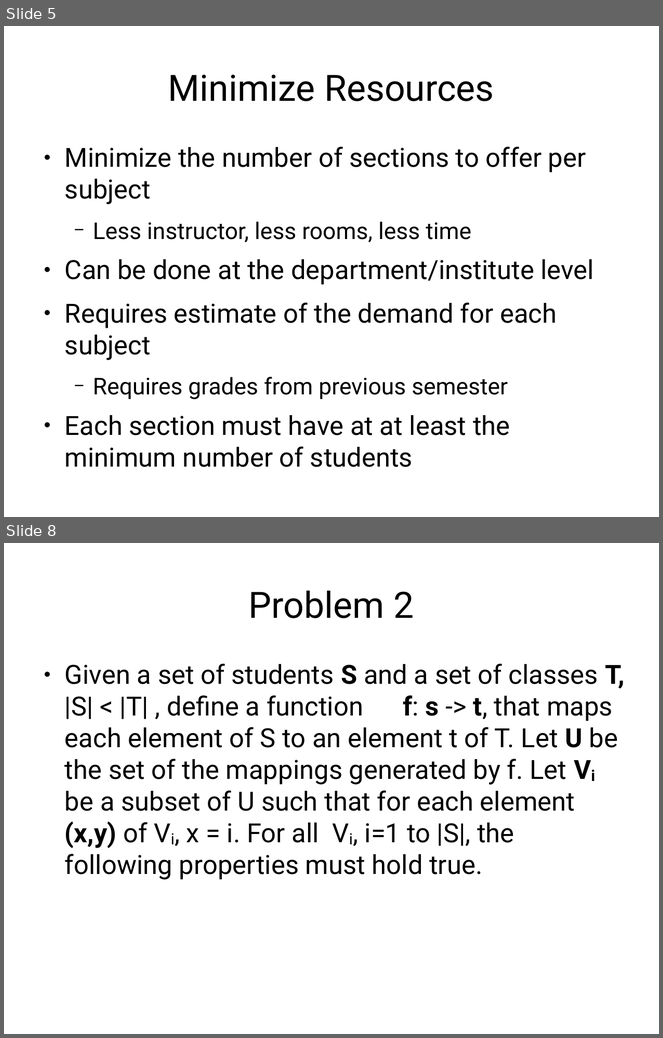
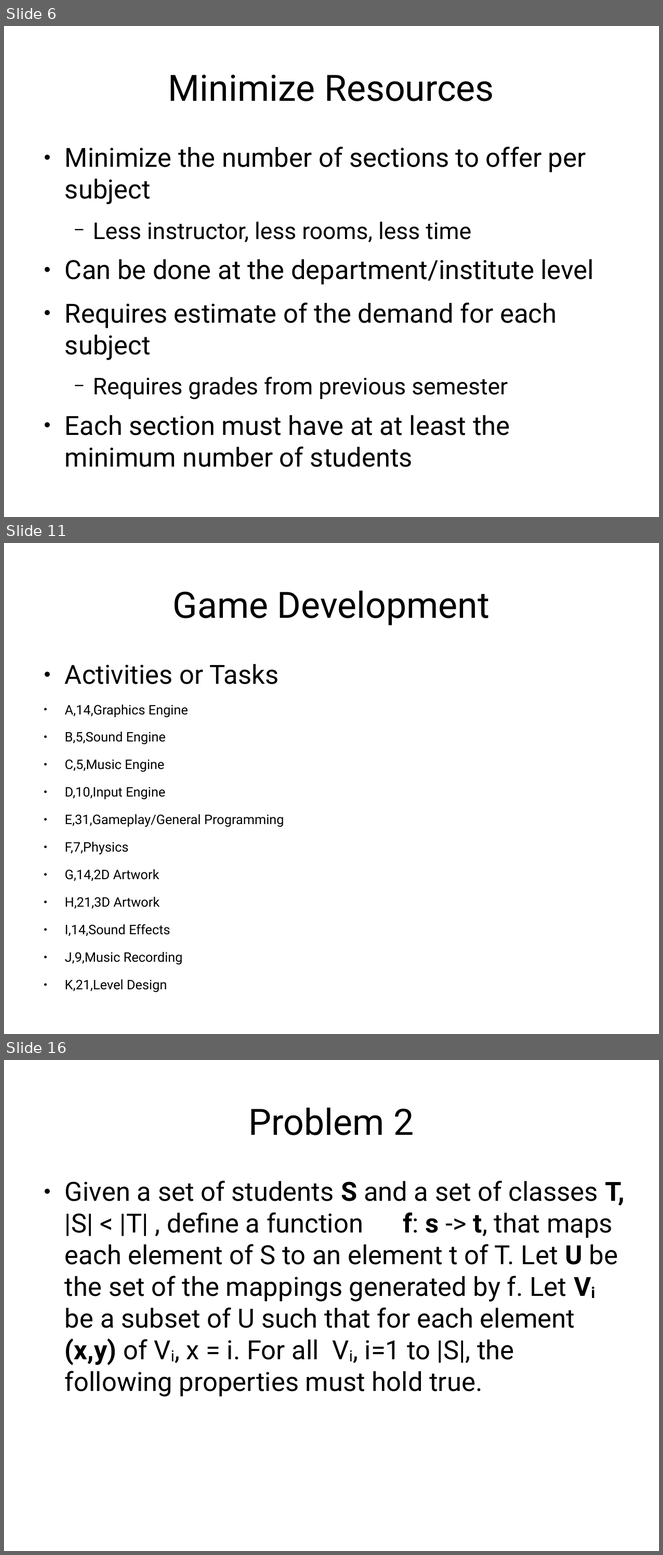
Before and after one commit to jachermocilla/jach-homepage, a slide deck: seminar-2008.odp. Shown one above the other, each under a label of ours: slides 5 and 8 before the commit, slides 6, 11 and 16 after it; the slides between them are not shown. The pictures are 663x1038 and 663x1555 pixels, drawn with LibreOffice and Linux fonts; fonts in the diff are those of the drawing. Boxes give left, top, right and bottom in pixels: in the first picture for what was removed or moved away, otherwise in the second. Text is boxed around its words. In the diff, an @@ line names an element or a change of style, - is before the commit and + after.

```diff
--- a/seminar-2008.odp
+++ b/seminar-2008.odp
@@ slide 11 added at box(4, 543, 659, 1034), background #FFFFFF @@
@@ title added at box(173, 590, 490, 626), 44 pt, text #000000 @@
+Game Development
@@ text added at box(65, 664, 284, 993), 16 pt, text #000000 @@
+● Activities or Tasks
+● A,14,Graphics Engine
+● B,5,Sound Engine
+● C,5,Music Engine
+● D,10,Input Engine
+● E,31,Gameplay/General Programming
+● F,7,Physics
+● G,14,2D Artwork
+● H,21,3D Artwork
+● I,14,Sound Effects
+● J,9,Music Recording
+● K,21,Level Design
@@ what was slide 5 is now slide 6 @@
@@ what was slide 8 is now slide 16 @@
```
Also in this commit, not shown: 3 slides changed, 24 other slides added, 1 other file.
